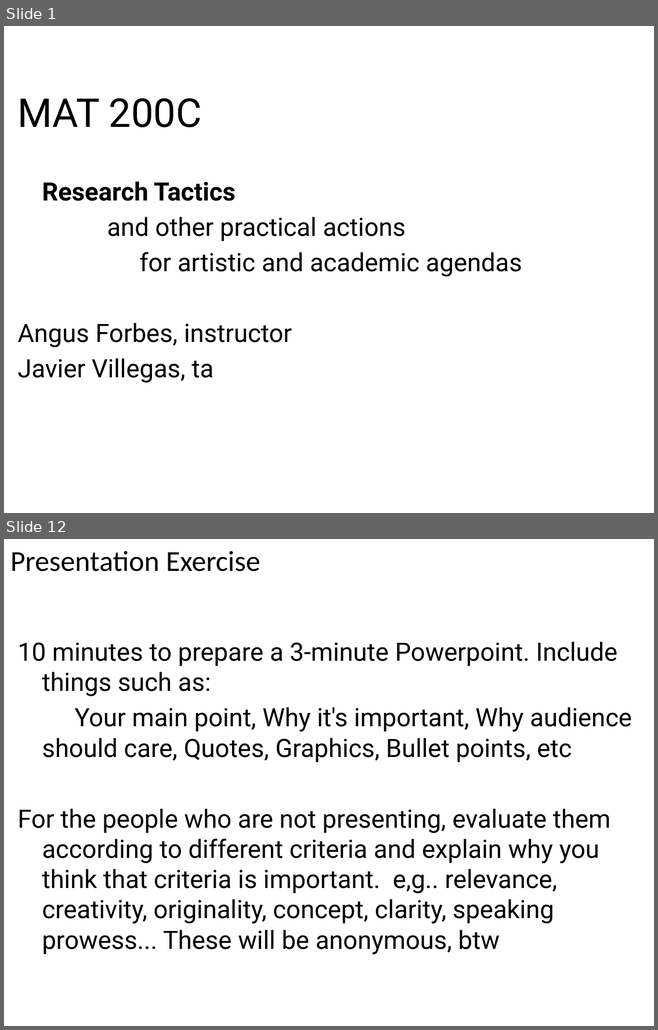
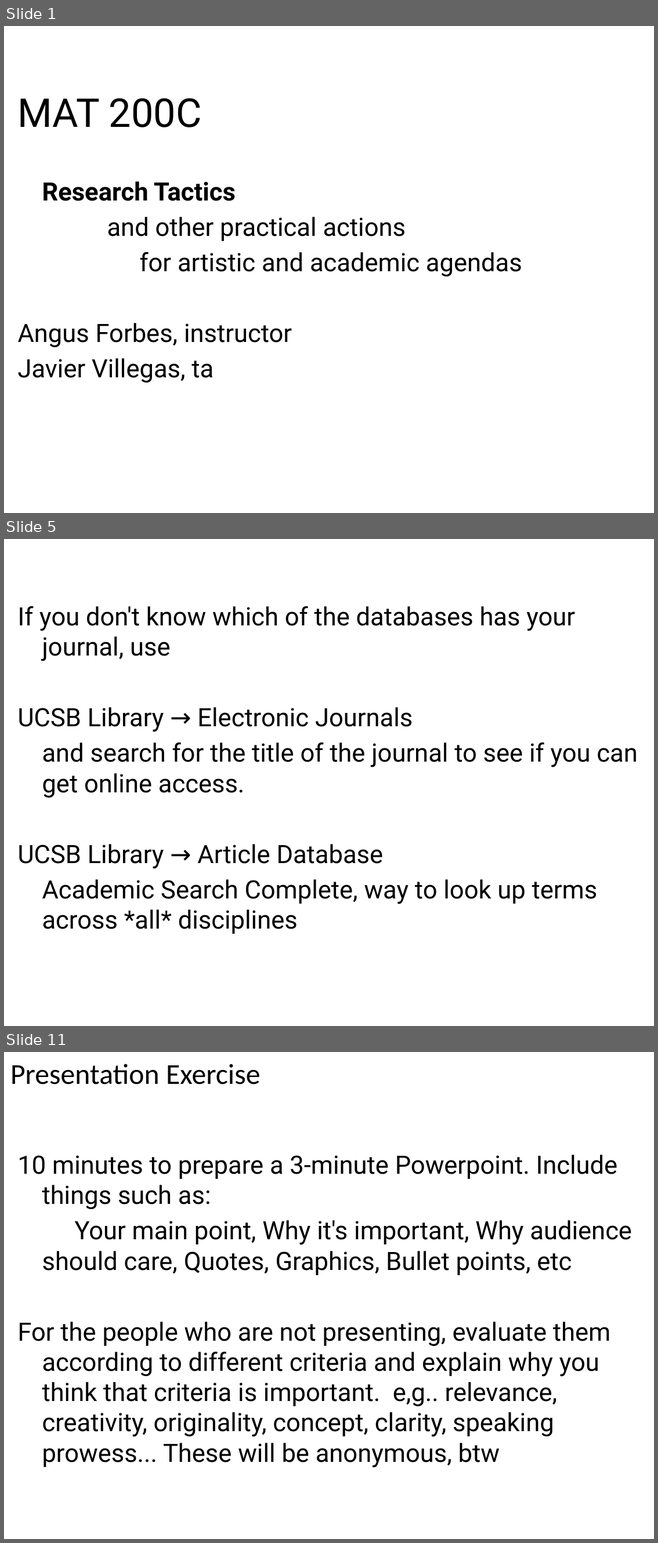
Before and after one commit to angusforbes/mat200c, a slide deck: slides/week2_day1.pptx. Shown one above the other, each under a label of ours: slides 1 and 12 before the commit, slides 1, 5 and 11 after it; the slides between them are not shown. The pictures are 658x1030 and 658x1543 pixels, drawn with LibreOffice and Linux fonts; fonts in the diff are those of the drawing. Boxes give left, top, right and bottom in pixels: in the first picture for what was removed or moved away, otherwise in the second. Text is boxed around its words. In the diff, an @@ line names an element or a change of style, - is before the commit and + after.

```diff
--- a/slides/week2_day1.pptx
+++ b/slides/week2_day1.pptx
@@ slide 5 added at box(4, 539, 654, 1026), background #FFFFFF @@
@@ text added at box(18, 606, 637, 934), 28 pt, text #000000 @@
+If you don't know which of the databases has your journal, use
+UCSB Library → Electronic Journals
+and search for the title of the journal to see if you can get online access.
+UCSB Library → Article Database
+Academic Search Complete, way to look up terms across *all* disciplines
@@ what was slide 12 is now slide 11 @@
```
Also in this commit, not shown: 2 slides changed, 7 other slides added, 10 slides removed, 4 other files.
